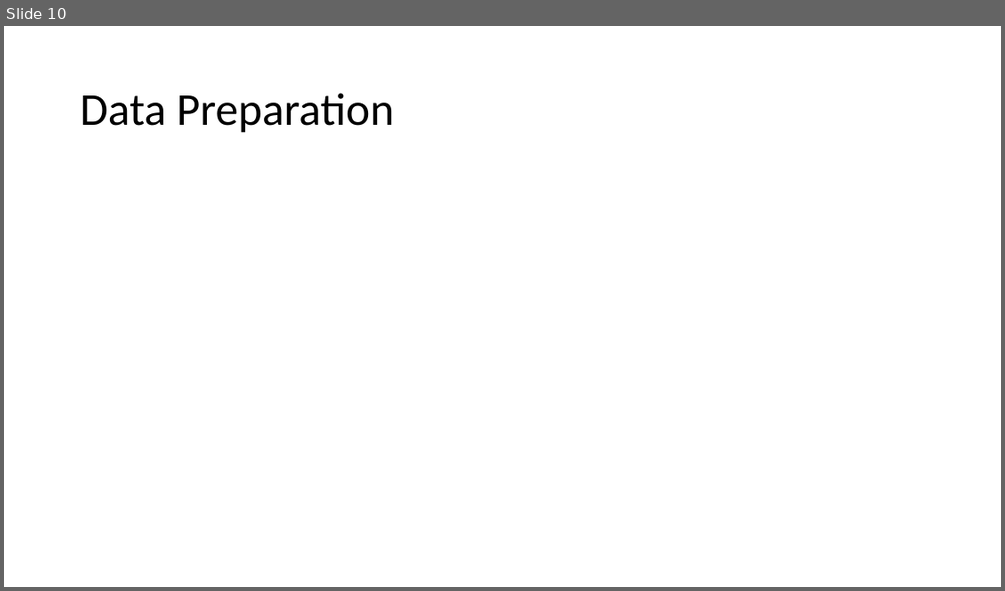
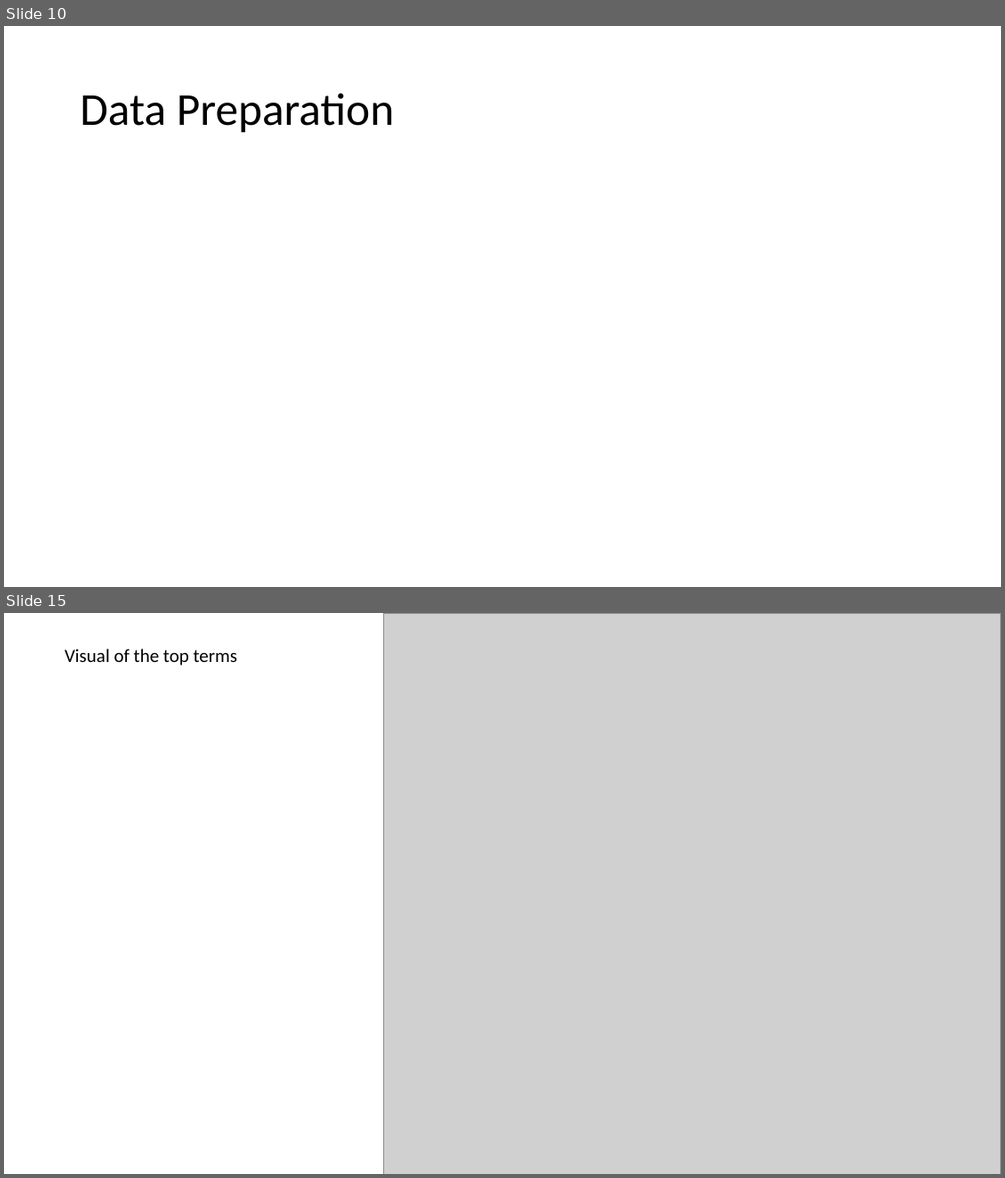
Before and after one commit to adam-sampson/Job_Desc_Text_Analytics, a slide deck: Jobs Analysis.pptx. Shown one above the other, each under a label of ours: slide 10 before the commit, slides 10 and 15 after it; the slides between them are not shown. The pictures are 1005x591 and 1005x1178 pixels, drawn with LibreOffice and Linux fonts; fonts in the diff are those of the drawing; grey boxes stand for pictures. Boxes give left, top, right and bottom in pixels: in the first picture for what was removed or moved away, otherwise in the second. Text is boxed around its words. In the diff, an @@ line names an element or a change of style, - is before the commit and + after.

```diff
--- a/Jobs Analysis.pptx
+++ b/Jobs Analysis.pptx
@@ slide 15 added at (x1=4, y1=613, x2=1001, y2=1174), background #FFFFFF @@
@@ picture added at (x1=383, y1=613, x2=1001, y2=1174) @@
@@ text added at (x1=65, y1=649, x2=238, y2=666), 18 pt, text #000000 @@
+Visual of the top terms
```
Also in this commit, not shown: 4 slides changed, 8 other slides added, 3 other files.
